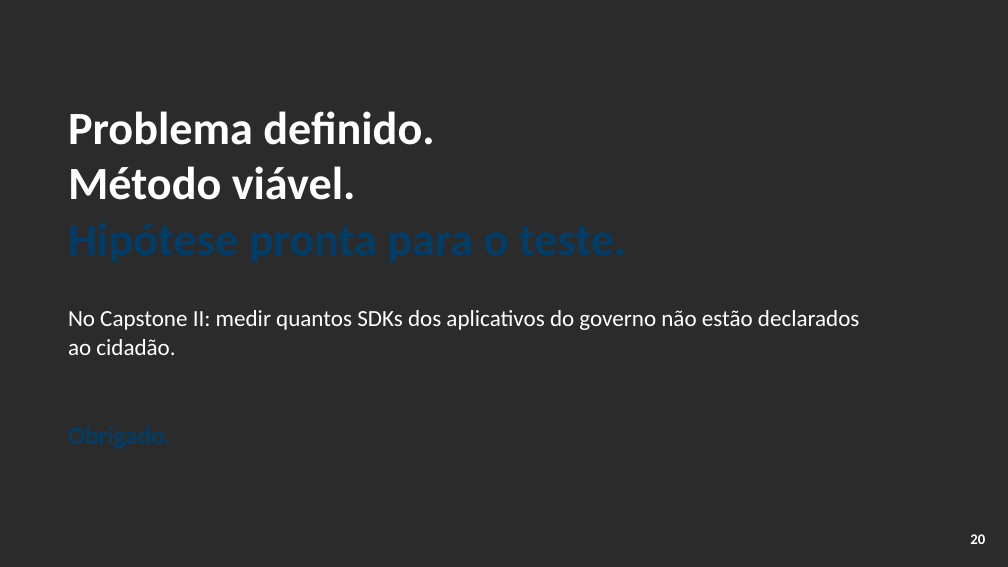
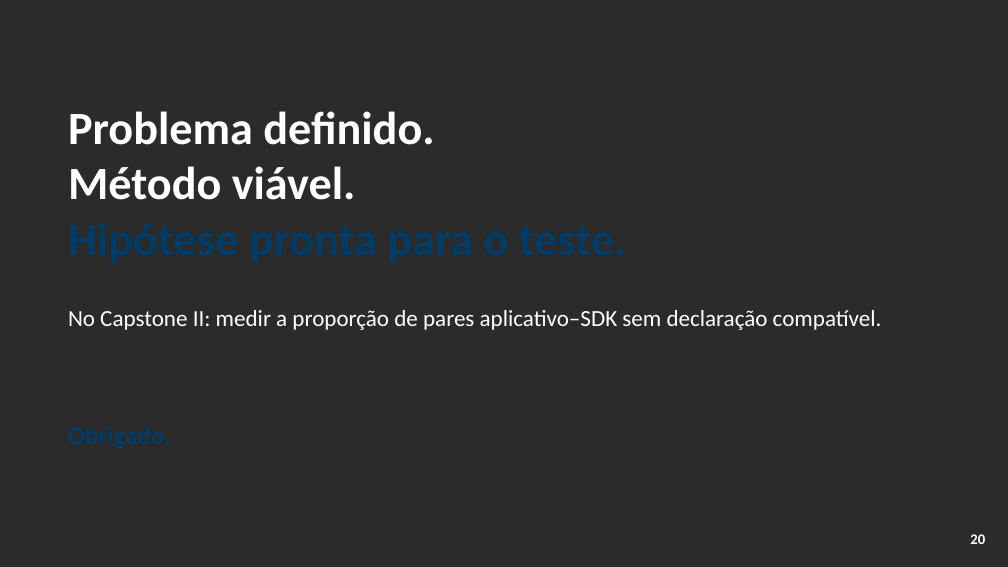
Before and after one commit to ClaudioAMF1/TCC, a slide deck: slide 20 of tcc/apresentacao/apresentacao-defesa-final.pptx. Drawn at 1008x567 pixels with LibreOffice and Linux fonts; fonts in the diff are those of the drawing; background and template pictures are left out; a plain dark background stands for a picture behind light text. Boxes give left, top, right and bottom in pixels: in the first picture for what was removed or moved away, otherwise in the second. Text is boxed around its words. In the diff, an @@ line names an element or a change of style, - is before the commit and + after.

```diff
--- a/tcc/apresentacao/apresentacao-defesa-final.pptx
+++ b/tcc/apresentacao/apresentacao-defesa-final.pptx
@@ text at [68, 310, 882, 330]: text changed @@
-No Capstone II: medir quantos SDKs dos aplicativos do governo não estão declarados ao cidadão.
+No Capstone II: medir a proporção de pares aplicativo–SDK sem declaração compatível.
```
Also in this commit, not shown: 7 other slides changed, 7 other files.
